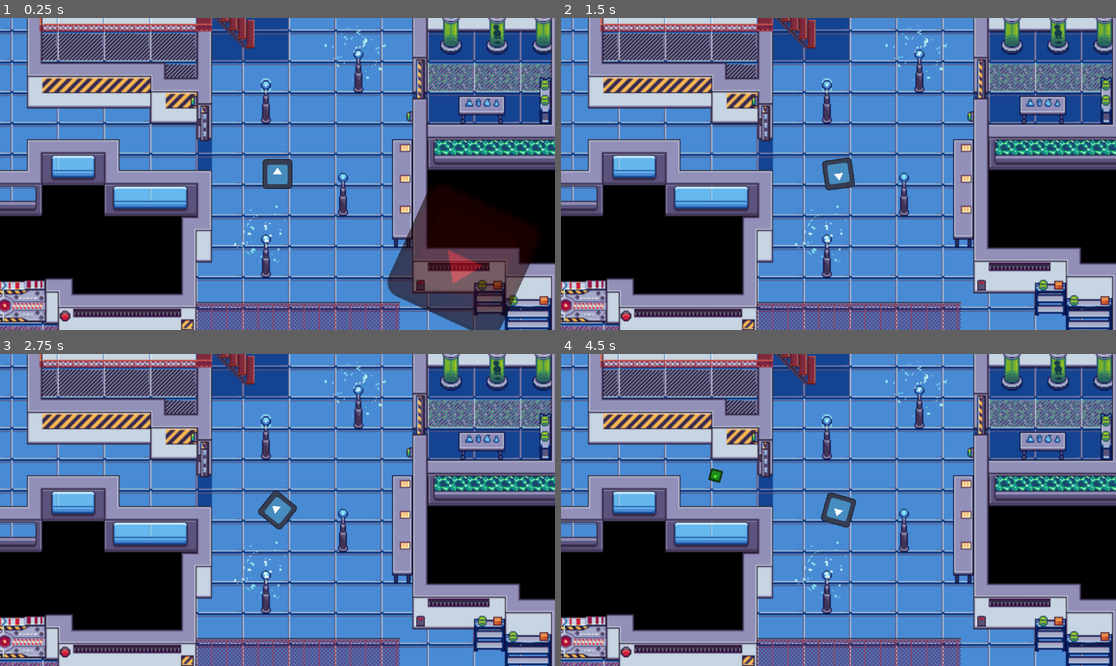
Above: before the commit, frames 1-4 (two rows, left to right).
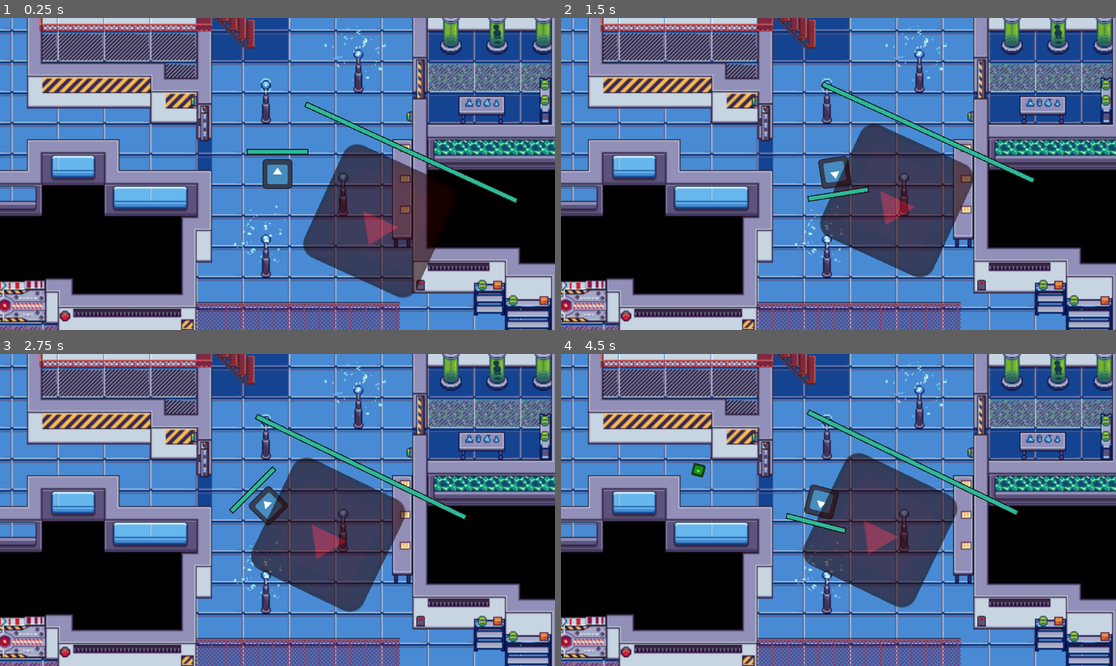
Above: after the commit, the same moments.

Repository: Huarastacas/BeatRush
Game: Godot game, scene res://test_area.tscn
The game is run twice, just before and just after one commit, with the same random seed, the same clock (stepped at 60 frames per second) and the same inputs. The engine's default icon, where the game draws it, is replaced by a stand-in: a white triangle on a blue panel in a dark square.
Inputs (mouse positions are in pixels of both pictures, inside the frame that each line leads up to):
- Up to frame 1 (0.25 s): no input
- Up to frame 2 (1.5 s): move the mouse to (960, 158) at 0.52 s; hold Right (b_right) 0.53-1.28 s; tap Space (boss_shoot) at 0.6 s; move the mouse to (727, 189) at 1.27 s; hold Down (b_down) from 1.28 s (still down); tap Shift (dodge) at 1.35 s
- Up to frame 3 (2.75 s): move the mouse to (333, 441) at 2.02 s; release Down (b_down) at 2.03 s; hold Right (b_right) from 2.03 s (still down); click (333, 441) at 2.1 s
- Up to frame 4 (4.5 s): move the mouse to (810, 572) at 2.77 s; release Right (b_right) at 2.78 s; hold Up (b_up) 2.78-3.53 s; tap Space (boss_shoot) at 2.85 s; move the mouse to (1005, 556) at 3.52 s; hold Shift (dodge) 3.53-4.28 s; hold Left (b_left) from 3.53 s (still down); move the mouse to (672, 463) at 4.27 s; click (672, 463) at 4.35 s

The runs differ from the first frame. In frame 1, 13% of the frame differs, in the area x 44-96%, y 26-100%; in frame 2, 9.8%; in frame 3, 9.9%; in frame 4, 9.9%.

Commit message:
player e boss com barra de vida

Diff:
--- a/Player.gd
+++ b/Player.gd
@@ -4,11 +4,20 @@
 var speed = 300
 var accel = 10
 var can_dodge = true
+var is_alive = true
 
 #var spawn da bala
 var bullet_speed = 1000
 var bullet = preload("res://bullet_test.tscn")
 
+# var da barra de vida
+@onready var healthbar = $HealthBar
+var health
+
+func _ready():
+	health = 10
+# on_dead = die
+	healthbar.init_health(health)
 
 func fire():
 	var bullet_instance = bullet.instantiate()
@@ -45,6 +54,17 @@
 	if Input.is_action_just_pressed("shoot"):
 		fire()
 
+
+#func para tomar dano...
+#func _set_health(value):
+	##super._set_health(value)
+	#if health <= 0 && is_alive:
+		#_die()
+
+
+
+
+
 func _on_dodge_timer_timeout():
 	can_dodge = true
 	velocity.x = 0
--- a/Teste_Boss.tscn
+++ b/Teste_Boss.tscn
@@ -1,7 +1,8 @@
-[gd_scene load_steps=5 format=3 uid="uid://byyy1m5ugwpls"]
+[gd_scene load_steps=6 format=3 uid="uid://byyy1m5ugwpls"]
 
 [ext_resource type="Script" path="res://Teste_musica_signal.gd" id="1_n3lkq"]
 [ext_resource type="Texture2D" uid="uid://xvjl2woj2gdc" path="res://icon.svg" id="2_4jciq"]
+[ext_resource type="PackedScene" uid="uid://dp87yeswb5joj" path="res://hud.tscn" id="3_d3cgw"]
 
 [sub_resource type="RectangleShape2D" id="RectangleShape2D_l8pdv"]
 size = Vector2(100, 100)
@@ -24,3 +25,9 @@
 
 [node name="CollisionShape2D" type="CollisionShape2D" parent="Area2D"]
 shape = SubResource("RectangleShape2D_kbujo")
+
+[node name="HealthBar" parent="." instance=ExtResource("3_d3cgw")]
+offset_left = -120.0
+offset_top = 76.0
+offset_right = 120.0
+offset_bottom = 80.0
--- a/Teste_musica_signal.gd
+++ b/Teste_musica_signal.gd
@@ -4,10 +4,18 @@
 var accel = 100
 var motion = Vector2()
 
+@onready var healthbar = $HealthBar
+var health
+
+func _ready():
+	health = 10
+# on_dead = die
+	healthbar.init_health(health)
+
 func _physics_process(delta):
 
 	var Player = get_parent().get_node("Player")
-	position +=- (Player.position - position) / 50
+	position += (Player.position - position) / 50
 	look_at(Player.position)
 
 	move_and_collide(motion)
--- a/player.tscn
+++ b/player.tscn
@@ -1,7 +1,8 @@
-[gd_scene load_steps=6 format=3 uid="uid://cnav0876f4nmv"]
+[gd_scene load_steps=7 format=3 uid="uid://cnav0876f4nmv"]
 
 [ext_resource type="Script" path="res://Player.gd" id="1_aj84j"]
 [ext_resource type="Texture2D" uid="uid://xvjl2woj2gdc" path="res://icon.svg" id="2_a0lba"]
+[ext_resource type="PackedScene" uid="uid://dp87yeswb5joj" path="res://hud.tscn" id="3_7xlp2"]
 
 [sub_resource type="SpriteFrames" id="SpriteFrames_eok6n"]
 animations = [{
@@ -45,4 +46,10 @@
 [node name="CollisionShape2D" type="CollisionShape2D" parent="HurtBox"]
 shape = SubResource("RectangleShape2D_m4k72")
 
+[node name="HealthBar" parent="." instance=ExtResource("3_7xlp2")]
+offset_left = -31.0
+offset_top = -25.0
+offset_right = 31.0
+offset_bottom = -21.0
+
 [connection signal="timeout" from="DodgeTimer" to="." method="_on_dodge_timer_timeout"]
